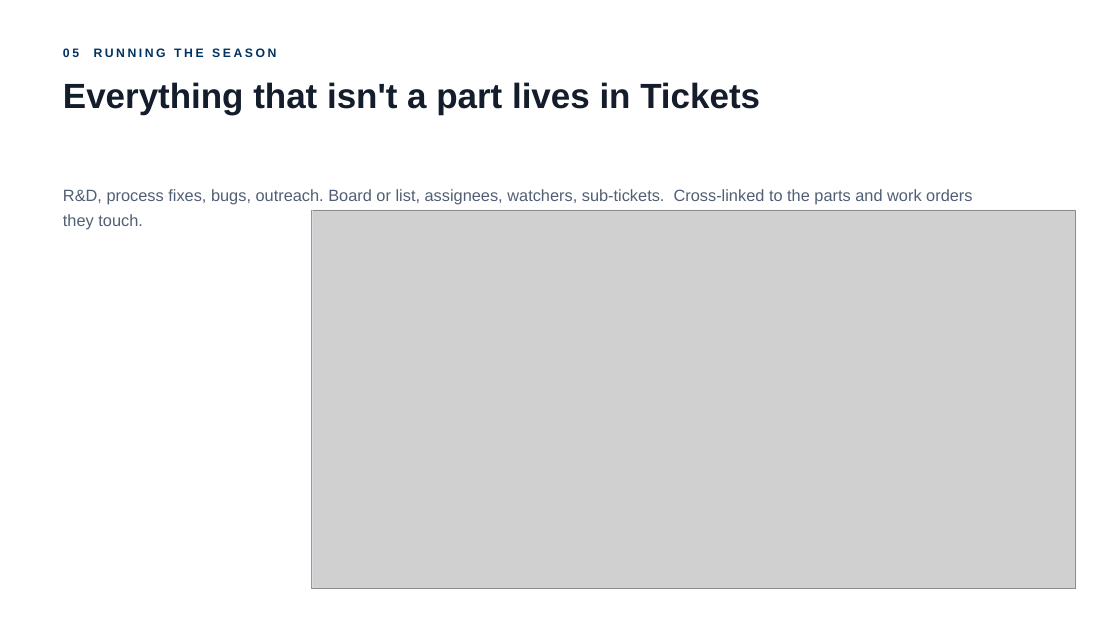
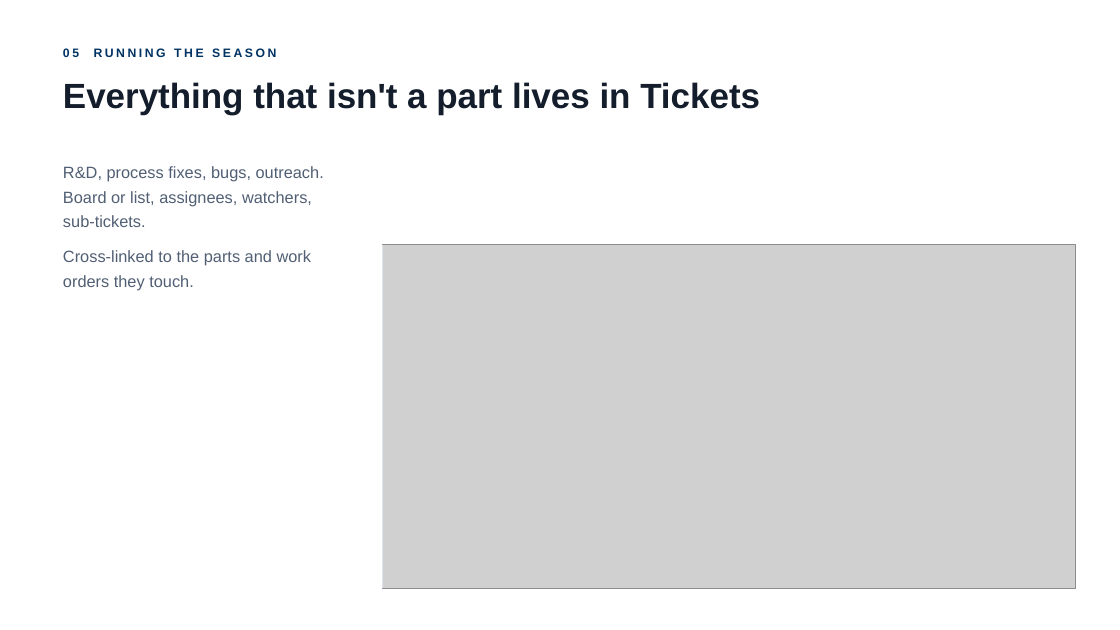
Before and after one commit to Jinxiewinx/feb-composites-applications, a slide deck: slide 16 of 06 Pitch/sn6-app-deck.pptx. Drawn at 1120x630 pixels with LibreOffice and Linux fonts; fonts in the diff are those of the drawing; grey boxes stand for pictures. Boxes give left, top, right and bottom in pixels: in the first picture for what was removed or moved away, otherwise in the second. Text is boxed around its words. In the diff, an @@ line names an element or a change of style, - is before the commit and + after.

```diff
--- a/06 Pitch/sn6-app-deck.pptx
+++ b/06 Pitch/sn6-app-deck.pptx
@@ text at box(63, 166, 324, 290): text changed @@
-R&D, process fixes, bugs, outreach. Board or list, assignees, watchers, sub-tickets. Cross-linked to the parts and work orders they touch.
+R&D, process fixes, bugs, outreach. Board or list, assignees, watchers, sub-tickets.
+Cross-linked to the parts and work orders they touch.
@@ picture: place and size @@
-picture at box(312, 210, 1075, 588)
+picture at box(382, 245, 1075, 588)
@@ rectangle: place and size @@
-rectangle at box(312, 210, 313, 588)
+rectangle at box(382, 245, 383, 588)
```
Also in this commit, not shown: 19 other slides changed, 6 other files.
